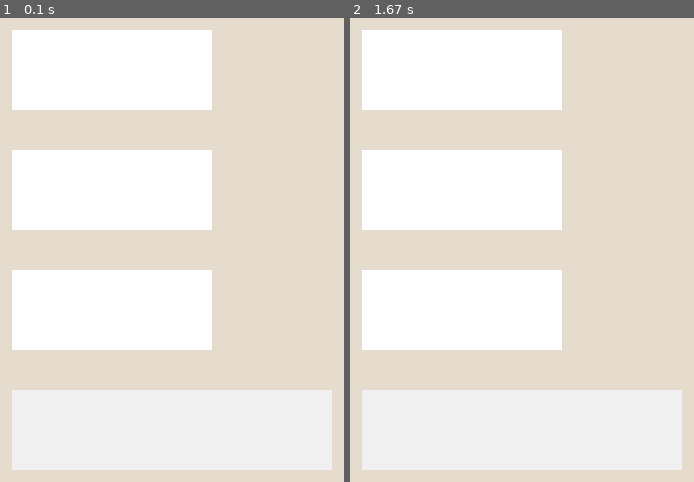
Above: before the commit, frames 1-2 (left to right).
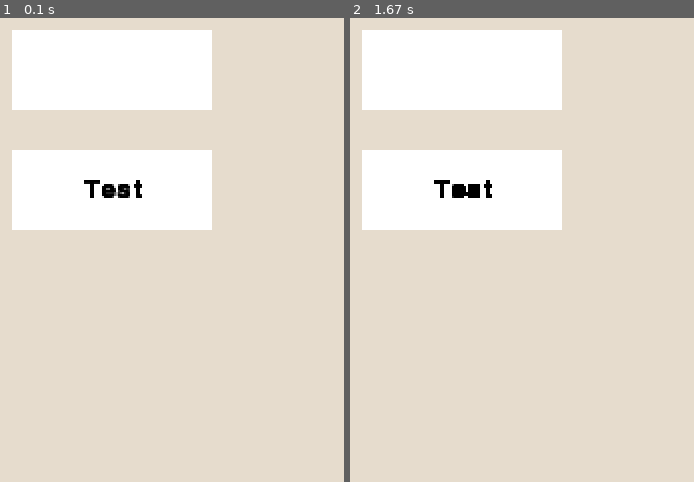
Above: after the commit, the same moments.

Repository: DanielDavisEE/PyGameGUI
Game: pygame game, started from src/pygame_gui/example_gui.py
The game is run twice, just before and just after one commit, with the same random seed, the same clock (stepped at 60 frames per second) and the same inputs.
Inputs:
- Up to frame 1 (0.1 s): no input
- Up to frame 2 (1.67 s): no input

The runs differ from the first frame. In frame 1, 26% of the frame differs, in the area x 3-97%, y 34-98%; in frame 2, 26%.

Commit message:
WIP fixes for text

Diff:
--- a/src/pygame_gui/components/text_block.py
+++ b/src/pygame_gui/components/text_block.py
@@ -7,31 +7,25 @@
 class Text(Block):
 
     def __init__(self, parent, *,
-                 value='',
-                 font_colour='black',
-                 font_size=20,
+                 text_value='',
+                 font_colour: str | tuple[int, int, int] = 'black',
+                 font_size: int = 20,
                  text_alignment: Alignment | str = Alignment.CENTRE,
                  **kwargs
                  ):
-        text_value = value
-        self.font_colour = font_colour
-        self.font_size = font_size
-        self.text_alignment = text_alignment
-        if isinstance(self.text_alignment, str):
-            self.text_alignment = self.alignment_mapping[self.text_alignment]
-
-        assert self.text_alignment in (Alignment.LEFT | Alignment.CENTRE | Alignment.RIGHT)
+        super().__init__(parent, **kwargs)
 
         self.primary_text = {
             'value': str(text_value),
-            'text': None,
-            'pos': None
+            # 'surface': Surface,
+            # 'rect': tuple[int, int]
         }
 
-        super().__init__(parent, **kwargs)
+        self.font_colour = font_colour
+        if isinstance(font_colour, str):
+            self.font_colour = self.colour_palette[self.font_colour]
 
-    def _create_surface(self):
-        super()._create_surface()
+        self.font_size = font_size
 
         try:
             self.font = pygame.font.Font(None, self.font_size)
@@ -39,21 +33,24 @@
             pygame.init()
             self.font = pygame.font.Font(None, self.font_size)
 
-        self.font_colour = self.colour_palette[self.font_colour]
+        self.text_alignment = text_alignment
+        if isinstance(self.text_alignment, str):
+            self.text_alignment = self.alignment_mapping[self.text_alignment]
+        assert self.text_alignment in (Alignment.LEFT | Alignment.CENTRE | Alignment.RIGHT)
 
     def update_text(self):
         centre_coords = [int(n // 2) for n in self.dimensions]
 
-        self.primary_text['text'] = self.font.render(self.primary_text['value'], 1, self.font_colour)
+        self.primary_text['surface'] = self.font.render(self.primary_text['value'], True, self.font_colour)
         if self.text_alignment == Alignment.LEFT:
-            self.primary_text['pos'] = (self.primary_text['text'].get_rect(
+            self.primary_text['rect'] = (self.primary_text['surface'].get_rect(
                 left=MARGIN,
                 centery=centre_coords[1]))
         elif self.text_alignment == Alignment.CENTRE:
-            self.primary_text['pos'] = (self.primary_text['text'].get_rect(
+            self.primary_text['rect'] = (self.primary_text['surface'].get_rect(
                 center=centre_coords))
         elif self.text_alignment == Alignment.RIGHT:
-            self.primary_text['pos'] = (self.primary_text['text'].get_rect(
+            self.primary_text['rect'] = (self.primary_text['surface'].get_rect(
                 right=(self.dimensions[0] - MARGIN),
                 centery=centre_coords[1]))
 
@@ -72,4 +69,4 @@
 
     def blit_text(self):
         self.update_text()
-        self.surface.blit(self.primary_text['text'], self.primary_text['pos'])
+        self.surface.blit(self.primary_text['surface'], self.primary_text['rect'])
--- a/src/pygame_gui/components/textbox_block.py
+++ b/src/pygame_gui/components/textbox_block.py
@@ -17,13 +17,13 @@
 
         self.cursor_info = {
             'on': False,
-            'text': None,
-            'pos': None
+            'surface': None,
+            'rect': None
         }
         self.second_text = {
             'value': '',
-            'text': None,
-            'pos': None
+            'surface': None,
+            'rect': None
         }
 
         kwargs['colour'] = self.tb_colours[self.active]
@@ -37,12 +37,12 @@
 
     def update_cursor(self):
 
-        text_rect = self.primary_text['pos']
+        text_rect = self.primary_text['rect']
 
         cursor_colour = self.font_colour if self.cursor_info['on'] else self.colour
 
-        self.cursor_info['text'] = self.font.render('|', 1, cursor_colour)
-        self.cursor_info['pos'] = self.cursor_info['text'].get_rect(
+        self.cursor_info['surface'] = self.font.render('|', 1, cursor_colour)
+        self.cursor_info['rect'] = self.cursor_info['surface'].get_rect(
             left=text_rect.right,
             centery=text_rect.centery)
 
@@ -73,22 +73,22 @@
 
         if self.active:
 
-            if self.primary_text['pos'].width + self.cursor_info['pos'].width > (self.dimensions[0] - 2 * self._MARGIN):
-                self.primary_text['pos'] = (self.primary_text['text'].get_rect(
-                    right=(self.dimensions[0] - self._MARGIN) - self.cursor_info['pos'].width,
-                    centery=self.primary_text['pos'].centery))
+            if self.primary_text['rect'].width + self.cursor_info['rect'].width > (self.dimensions[0] - 2 * self._MARGIN):
+                self.primary_text['rect'] = (self.primary_text['surface'].get_rect(
+                    right=(self.dimensions[0] - self._MARGIN) - self.cursor_info['rect'].width,
+                    centery=self.primary_text['rect'].centery))
 
-            second_text_left = self.cursor_info['pos'].right
+            second_text_left = self.cursor_info['rect'].right
 
         else:
-            second_text_left = self.primary_text['pos'].right
+            second_text_left = self.primary_text['rect'].right
 
         self.update_cursor()
 
-        self.second_text['text'] = self.font.render(self.second_text['value'], 1, self.font_colour)
-        self.second_text['pos'] = self.second_text['text'].get_rect(
+        self.second_text['surface'] = self.font.render(self.second_text['value'], 1, self.font_colour)
+        self.second_text['rect'] = self.second_text['surface'].get_rect(
             left=second_text_left,
-            centery=self.primary_text['pos'].centery)
+            centery=self.primary_text['rect'].centery)
 
     def toggle_cursor(self):
         self.cursor_info['on'] = not self.cursor_info['on']
@@ -139,5 +139,5 @@
 
     def blit_text(self):
         super().blit_text()
-        self.surface.blit(self.cursor_info['text'], self.cursor_info['pos'])
-        self.surface.blit(self.second_text['text'], self.second_text['pos'])
+        self.surface.blit(self.cursor_info['surface'], self.cursor_info['rect'])
+        self.surface.blit(self.second_text['surface'], self.second_text['rect'])
--- a/src/pygame_gui/example_gui.py
+++ b/src/pygame_gui/example_gui.py
@@ -7,13 +7,11 @@
         super().__init__(*args, **kwargs)
 
         # Add GUI elements
-        block_info = {
-            'dimensions': (100, 40),
-            'coordinates': (60, 20),
-            'colour': 'white'
-        }
-
-        gui.Block(self.window, **block_info)
+        gui.Block(
+            self.window,
+            dimensions=(100, 40),
+            coordinates=(60, 20),
+            colour='white')
 
         gui.Text(
             self.window,
@@ -22,22 +20,23 @@
             colour='white',
             text_value='Test')
 
-        button1 = gui.Button(
-            self.window,
-            dimensions=(100, 40),
-            coordinates=(60, 140),
-            colour='white',
-            text_value='QUIT')
+        # button1 = gui.Button(
+        #     self.window,
+        #     dimensions=(100, 40),
+        #     coordinates=(60, 140),
+        #     colour='white',
+        #     text_value='QUIT')
 
-        func_dict = {
-            'left_mouse_up': lambda event: self.quit_gui() if button1.check_collision(event) and button1.held else None,
-            'middle_mouse_up': lambda event: print(1)
-        }
-        button1.set_mouse_handlers(func_dict)
+        # func_dict = {
+        #     'left_mouse_up': lambda event: self.quit_gui() if button1.check_collision(event) and button1.held else None,
+        #     'middle_mouse_up': lambda event: print(1)
+        # }
+        # button1.set_mouse_handlers(func_dict)
 
-        gui.TextBox(self.window,
-            dimensions=(160, 40),
-            coordinates=(60, 200))
+        # gui.TextBox(
+        #     self.window,
+        #     dimensions=(160, 40),
+        #     coordinates=(60, 200))
 
         # gui.Dropdown(self.window,
         #     dimensions=(16, 4),
